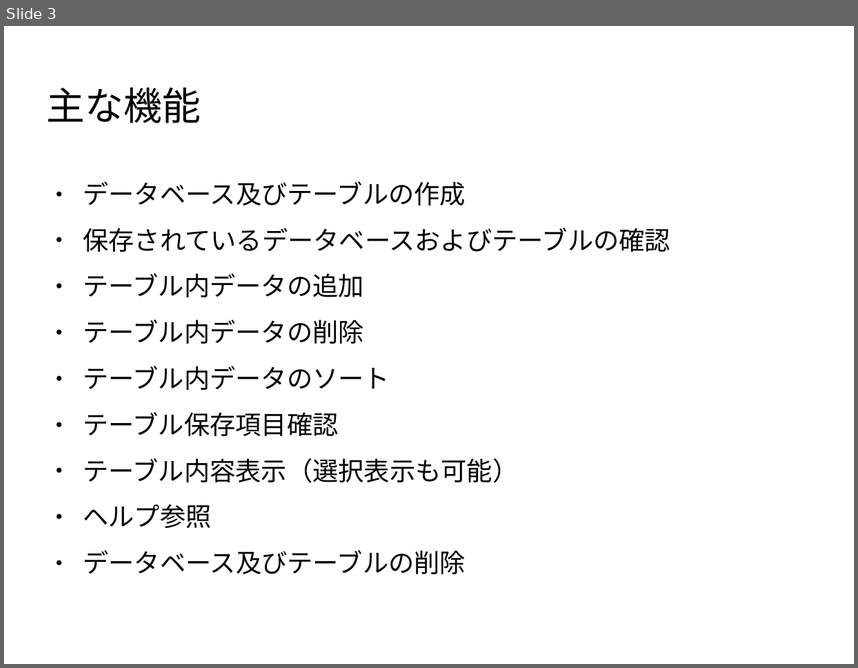
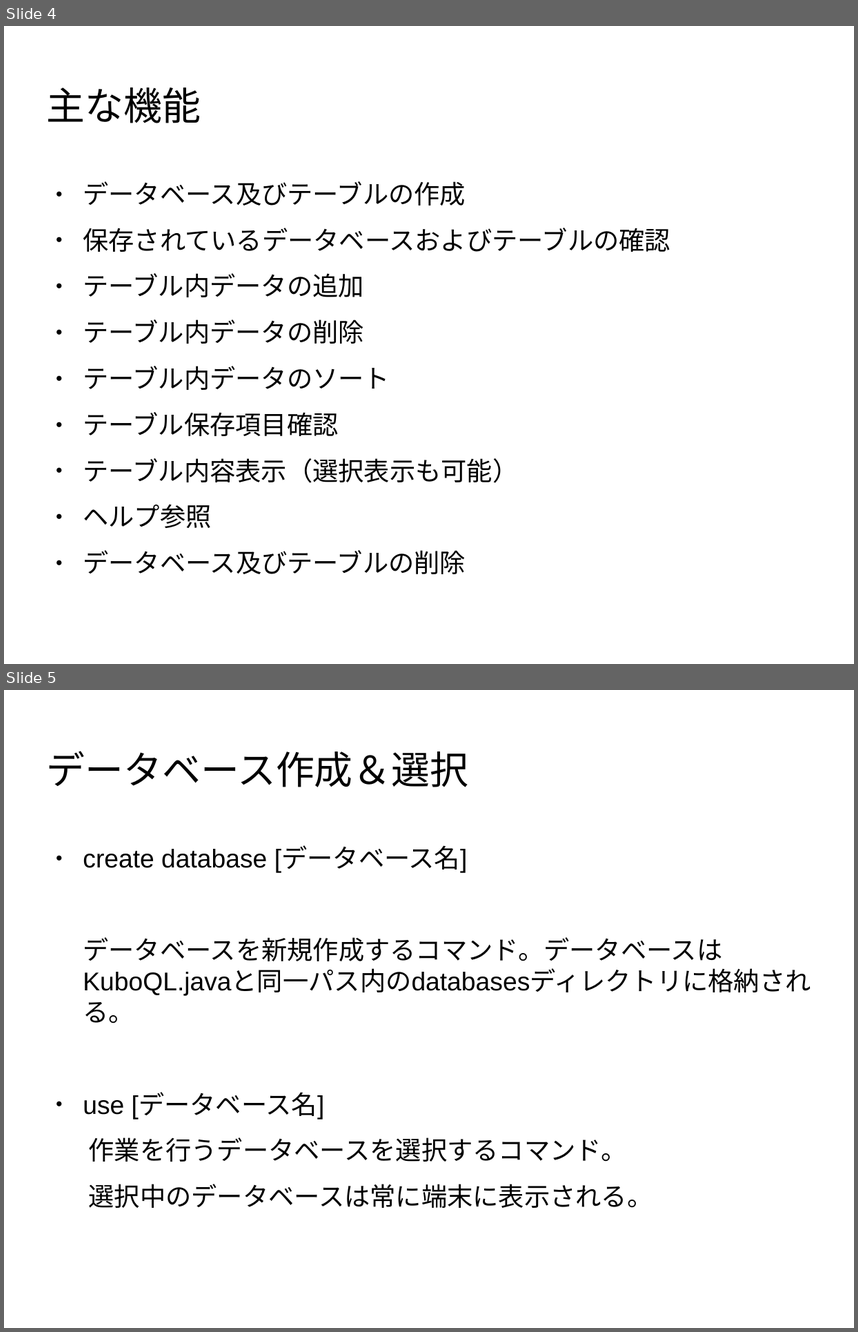
Before and after one commit to kuboshiba/KuboQL, a slide deck: KuboQL.odp. Shown one above the other, each under a label of ours: slide 3 before the commit, slides 4 and 5 after it. The pictures are 858x668 and 858x1332 pixels, drawn with LibreOffice and Linux fonts; fonts in the diff are those of the drawing; background and template pictures are left out. Boxes give left, top, right and bottom in pixels: in the first picture for what was removed or moved away, otherwise in the second. Text is boxed around its words. In the diff, an @@ line names an element or a change of style, - is before the commit and + after.

```diff
--- a/KuboQL.odp
+++ b/KuboQL.odp
@@ slide 5 added at (x1=4, y1=690, x2=854, y2=1328), background picture (left out) @@
@@ title added at (x1=47, y1=751, x2=469, y2=787), 36 pt, text #000000 @@
+データベース作成＆選択
@@ text added at (x1=83, y1=847, x2=811, y2=1208), 24.1 pt, text #000000 @@
+● create database [データベース名]
+データベースを新規作成するコマンド。データベースはKuboQL.javaと同一パス内のdatabasesディレクトリに格納される。
+● use [データベース名]
+作業を行うデータベースを選択するコマンド。
+選択中のデータベースは常に端末に表示される。
@@ what was slide 3 is now slide 4 @@
```
Also in this commit, not shown: 2 slides changed, 7 other slides added.
